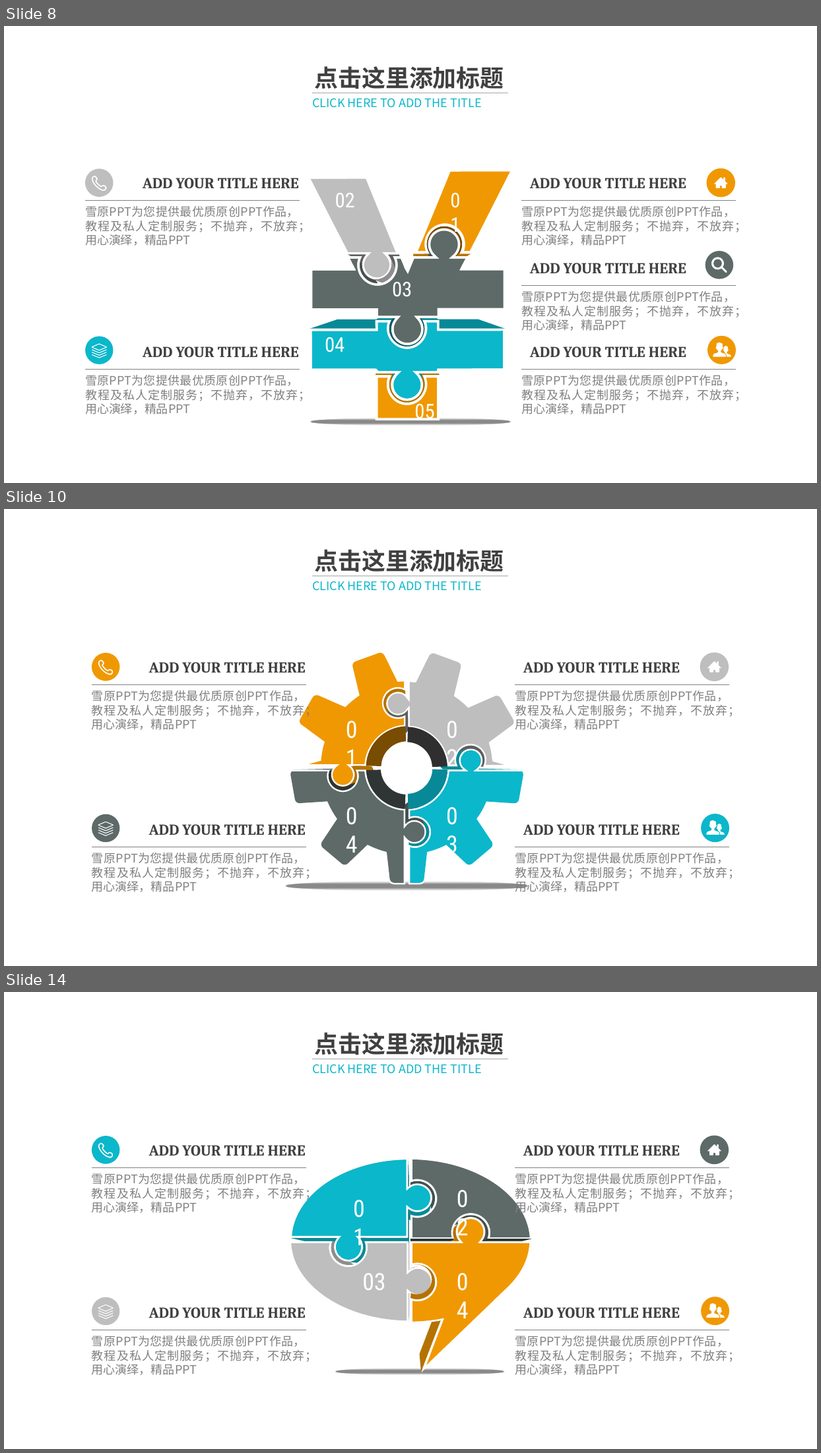
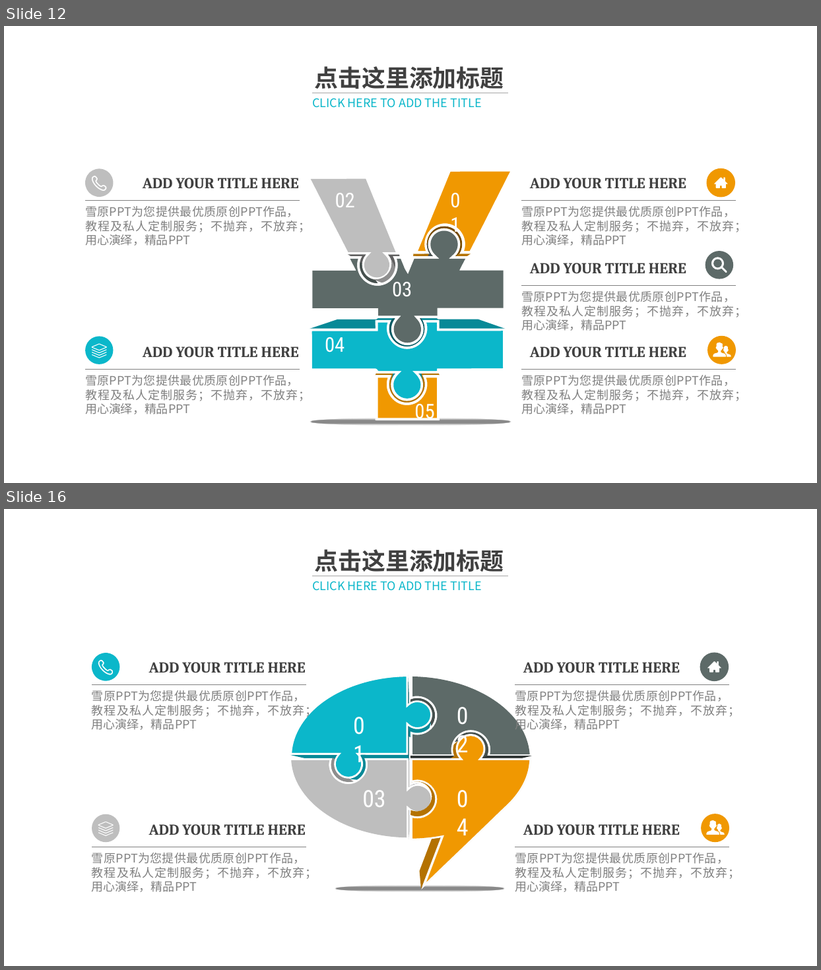
Before and after one commit to alucard263096/BP, a slide deck: App-Link 商业计划书.pptx. Shown one above the other, each under a label of ours: slides 8, 10 and 14 before the commit, slides 12 and 16 after it; the slides between them are not shown. The pictures are 821x1453 and 821x970 pixels, drawn with LibreOffice and Linux fonts; fonts in the diff are those of the drawing; background and template pictures are left out. Boxes give left, top, right and bottom in pixels: in the first picture for what was removed or moved away, otherwise in the second. Text is boxed around its words. In the diff, an @@ line names an element or a change of style, - is before the commit and + after.

```diff
--- a/App-Link 商业计划书.pptx
+++ b/App-Link 商业计划书.pptx
@@ slide 10 removed at [4, 509, 817, 966], background picture (left out); not listed: 1 template element that a slide beside it also shows @@
@@ text removed at [315, 549, 504, 576] @@
-点击这里添加标题
@@ text removed at [312, 581, 481, 591] @@
-CLICK HERE TO ADD THE TITLE
@@ line removed from (313, 576) to (508, 576) @@
@@ freeform shape removed at [92, 653, 120, 681] @@
@@ freeform shape removed at [99, 661, 112, 674] @@
@@ text removed at [149, 662, 306, 673] @@
-ADD YOUR TITLE HERE
@@ text removed at [523, 662, 680, 673] @@
-ADD YOUR TITLE HERE
@@ freeform shape removed at [700, 652, 729, 681] @@
@@ line removed from (92, 685) to (306, 685) @@
@@ line removed from (516, 685) to (729, 685) @@
@@ text removed at [92, 691, 318, 730] @@
-雪原PPT为您提供最优质原创PPT作品，教程及私人定制服务；不抛弃，不放弃；用心演绎，精品PPT
@@ text removed at [515, 691, 741, 730] @@
-雪原PPT为您提供最优质原创PPT作品，教程及私人定制服务；不抛弃，不放弃；用心演绎，精品PPT
@@ group removed at [285, 651, 529, 891]: 22 freeform shapes, 4 texts, 1 ellipse @@
-01
-02
-04
-03
@@ freeform shape removed at [92, 815, 120, 843] @@
@@ text removed at [149, 824, 306, 836] @@
-ADD YOUR TITLE HERE
@@ text removed at [523, 824, 680, 836] @@
-ADD YOUR TITLE HERE
@@ freeform shape removed at [701, 814, 729, 843] @@
@@ text removed at [92, 853, 318, 892] @@
-雪原PPT为您提供最优质原创PPT作品，教程及私人定制服务；不抛弃，不放弃；用心演绎，精品PPT
@@ line removed from (92, 847) to (306, 847) @@
@@ text removed at [515, 853, 741, 892] @@
-雪原PPT为您提供最优质原创PPT作品，教程及私人定制服务；不抛弃，不放弃；用心演绎，精品PPT
@@ line removed from (516, 847) to (729, 847) @@
@@ what was slide 8 is now slide 12 @@
@@ what was slide 14 is now slide 16 @@
```
Also in this commit, not shown: 4 slides changed, 2 slides added.
